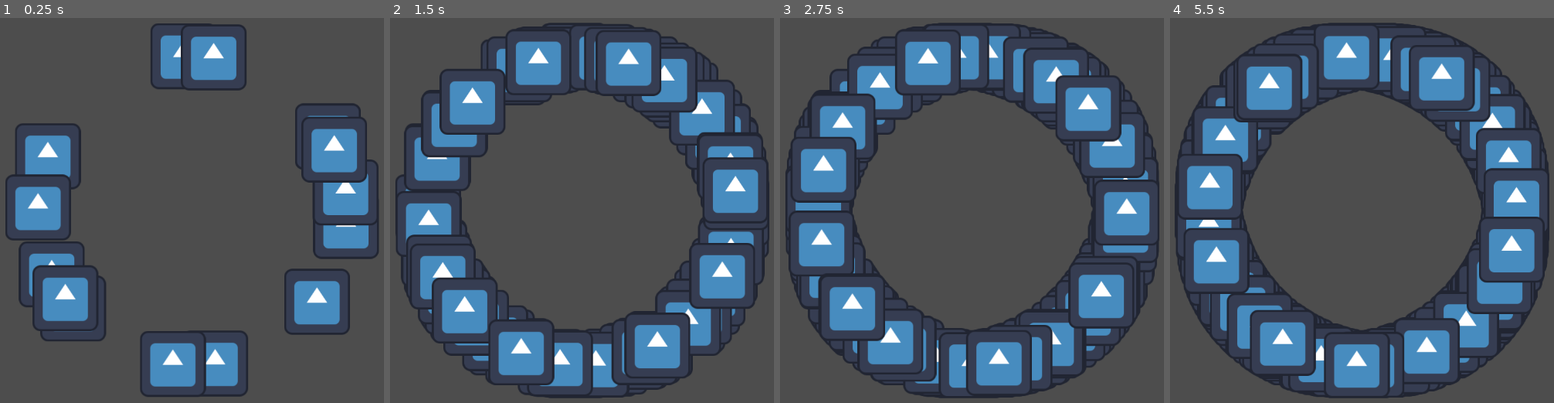
Above: before the commit, frames 1-4 (left to right).
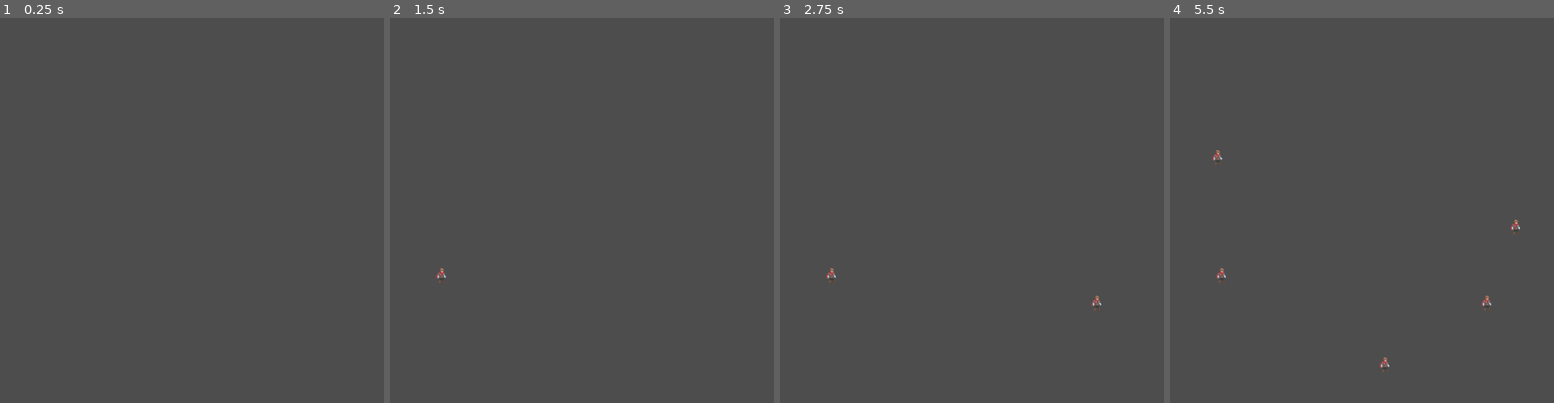
Above: after the commit, the same moments.

Repository: TyGuy54/GMTK-Jam
Game: Godot game, scene res://spawner-test.tscn
Same seed, same stepped clock (60 frames per second), same inputs: the game is played once before the commit and once after it. This scene is started directly instead of the project's main scene. The engine's default icon, where the game draws it, is replaced by a stand-in: a white triangle on a blue panel in a dark square.
Inputs:
- Up to frame 1 (0.25 s): no input
- Up to frame 2 (1.5 s): hold Right (ui_right) 0.53-1.28 s; hold Down (ui_down) from 1.28 s (still down)
- Up to frame 3 (2.75 s): release Down (ui_down) at 2.03 s; hold Right (ui_right) from 2.03 s (still down)
- Up to frame 4 (5.5 s): release Right (ui_right) at 2.78 s; hold Up (ui_up) 2.78-3.53 s; hold Left (ui_left) 3.53-5.03 s; hold Down (ui_down) from 5.03 s (still down)

The runs differ from the first frame. In frame 1, 18% of the frame differs, in the area x 1-99%, y 1-99%; in frame 2, 29%; in frame 3, 31%; in frame 4, 31%.

Commit message:
helplessly trying to spawn stuff

Diff:
--- a/Scenes/main.tscn
+++ b/Scenes/main.tscn
@@ -1,8 +1,7 @@
 [gd_scene load_steps=3 format=3 uid="uid://l2c2dqjbloom"]
 
 [ext_resource type="PackedScene" uid="uid://dug0txk7tb52l" path="res://Scenes/Nector/Nector.tscn" id="1_0b3ls"]
-
-[ext_resource type="PackedScene" uid="uid://c4jppx37xwi01" path="res://Scenes/Player/player.tscn" id="2_w0ing"]
+[ext_resource type="PackedScene" uid="uid://c4jppx37xwi01" path="res://Scenes/Protags/player.tscn" id="2_w0ing"]
 
 [node name="main" type="Node2D"]
 
--- a/Scripts/Protags/protag.gd
+++ b/Scripts/Protags/protag.gd
@@ -1,10 +1,18 @@
+#extends Actor
+#
+#@export var node_path: String
+##@onready var target = get_node(node_path)
+#var target
+#
+#func _ready():
+#	var target = preload("res://Scenes/Nector/Nector.tscn").instantiate()
+##	add_child(target)
+#
+#func _physics_process(_delta):
+#	advance_on_necro()
+#
+#func advance_on_necro():
+#	var _direction = (target.global_position - global_position).normalized()
+#	move_and_slide()
+
 extends Actor
-
-@onready var target = get_parent().get_node("nector")
-
-func _physics_process(_delta):
-	advance_on_necro()
-
-func advance_on_necro():
-	var _direction = (target.global_position - global_position).normalized()
-	move_and_slide()
--- a/Scripts/spawner.gd
+++ b/Scripts/spawner.gd
@@ -36,7 +36,7 @@
 
 
 func _on_spawn_timer_timeout():
-	const enemy_scene = preload("res://Scenes/bear_test.tscn")
+	var enemy_scene = load("res://Scenes/Protags/protag.tscn")
 	var enemy = enemy_scene.instantiate();
 
 	var center_coordinates: Vector2 = get_viewport_rect().size / 2
@@ -48,5 +48,5 @@
 	var spawn_position: Vector2 = center_coordinates + rotated
 
 	enemy.transform.origin = spawn_position
-
+	enemy.add_to_group("protags")
 	add_child(enemy)
--- a/spawner-test.tscn
+++ b/spawner-test.tscn
@@ -5,4 +5,4 @@
 [node name="Spawner" type="Node2D"]
 script = ExtResource("1_w4y1n")
 spawn_radius = 300.0
-spawn_interval = 0.01
+spawn_interval = 1.0
